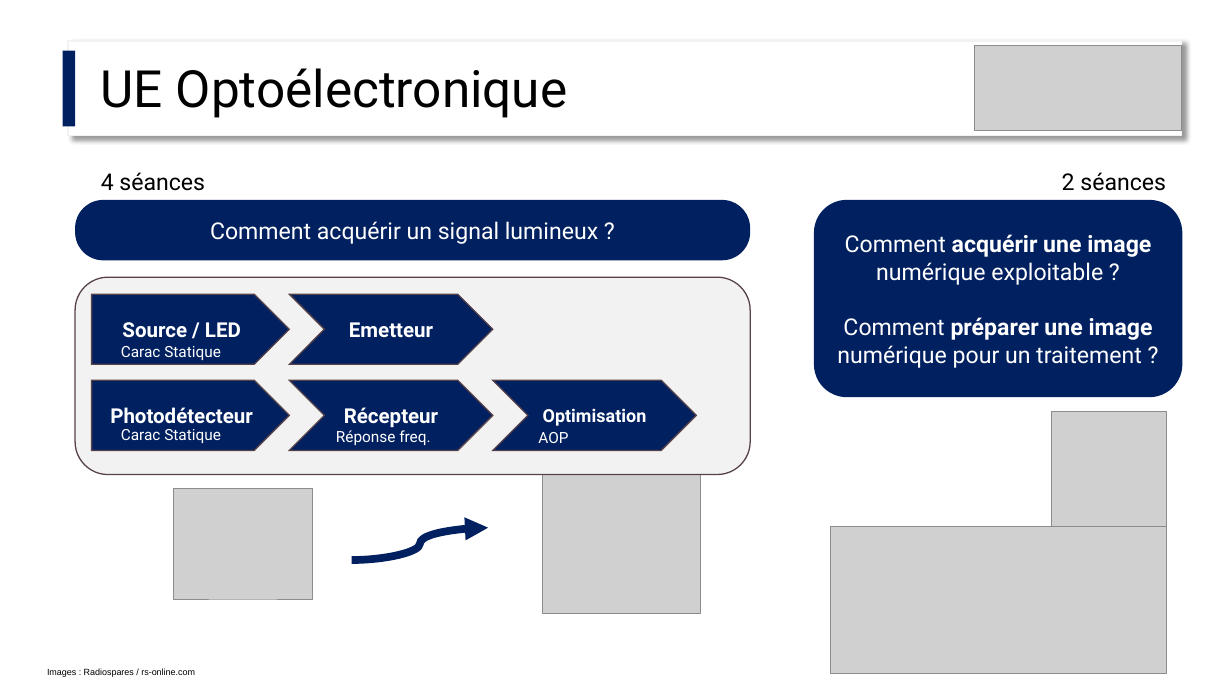
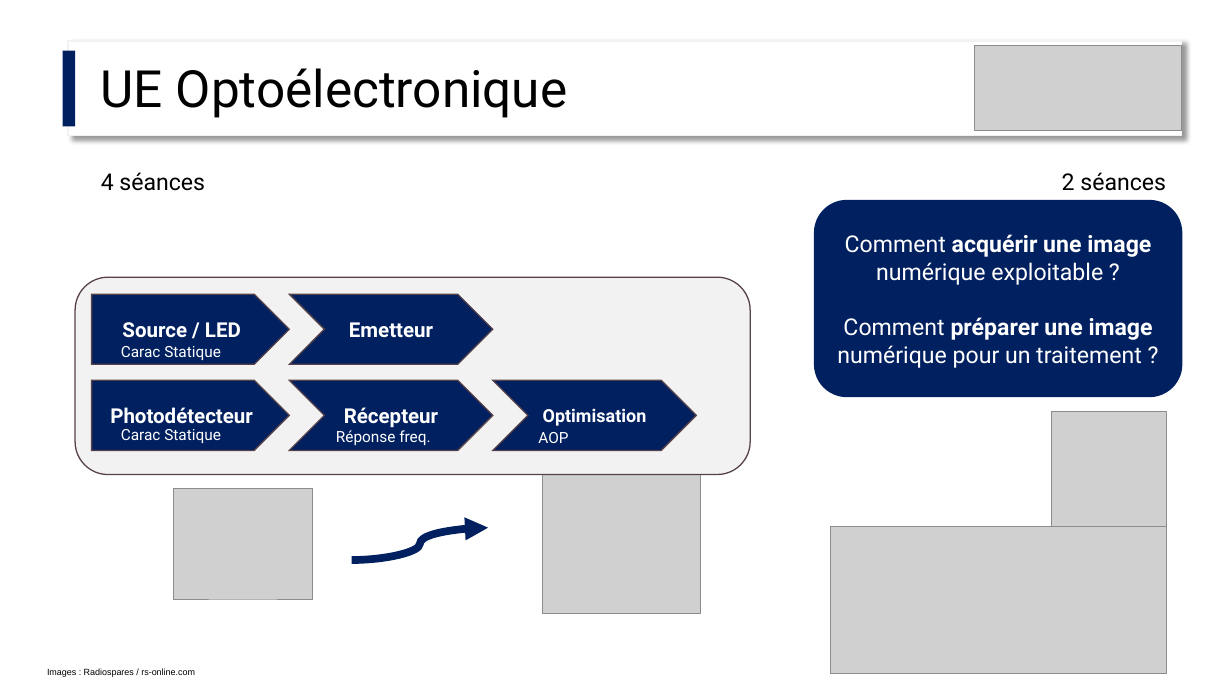
Before and after one commit to IOGS-Digital-Methods/semester-5, a slide deck: slide 4 of OptoElectronique/Cours/S5_Optoelectronique_2026_lite.pptx. Drawn at 1232x693 pixels with LibreOffice and Linux fonts; fonts in the diff are those of the drawing; grey boxes stand for pictures. Boxes give left, top, right and bottom in pixels: in the first picture for what was removed or moved away, otherwise in the second. Text is boxed around its words. In the diff, an @@ line names an element or a change of style, - is before the commit and + after.

```diff
--- a/OptoElectronique/Cours/S5_Optoelectronique_2026_lite.pptx
+++ b/OptoElectronique/Cours/S5_Optoelectronique_2026_lite.pptx
@@ rounded rectangle removed at (75,200,750,260) @@
-Comment acquérir un signal lumineux ?
```
Also in this commit, not shown: 1 other file.
